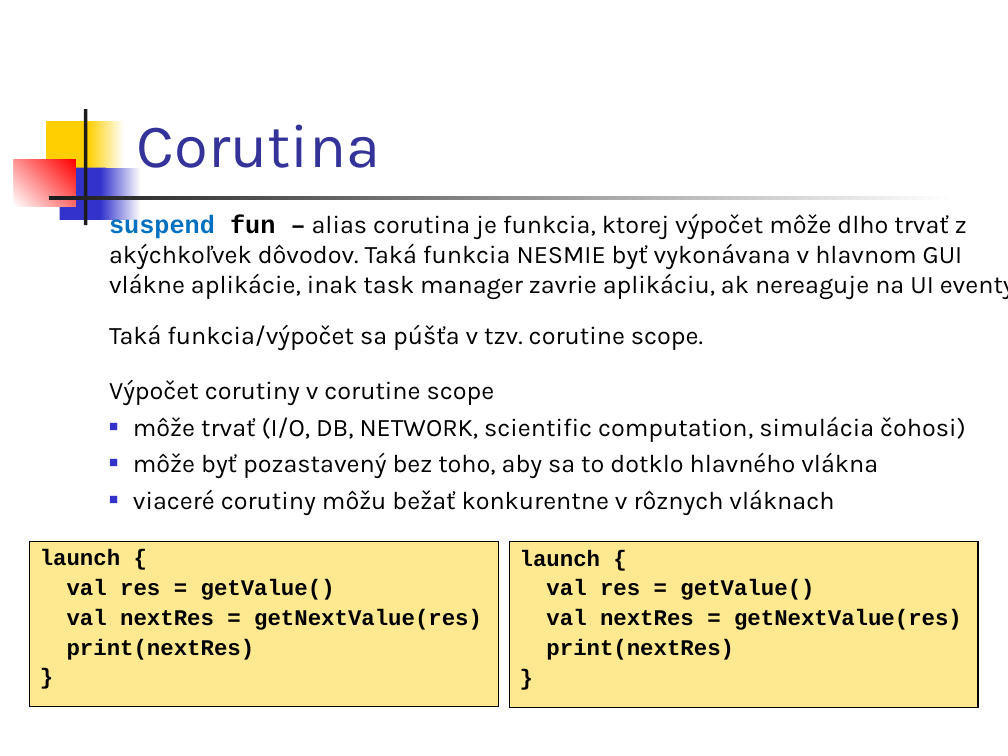
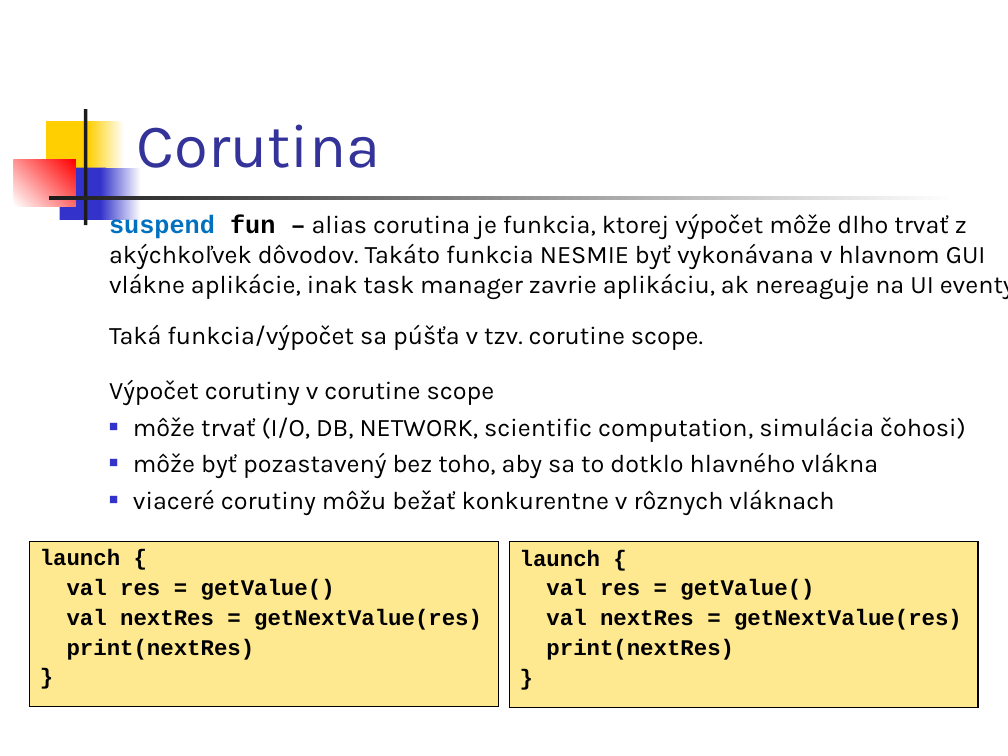
Before and after one commit to vmandro/Prednasky, a slide deck: slide 7 of 10/10_Android.ppt. Drawn at 1008x756 pixels with LibreOffice and Linux fonts; fonts in the diff are those of the drawing. Boxes give left, top, right and bottom in pixels: in the first picture for what was removed or moved away, otherwise in the second. Text is boxed around its words. In the diff, an @@ line names an element or a change of style, - is before the commit and + after.

```diff
--- a/10/10_Android.ppt
+++ b/10/10_Android.ppt
@@ text at (109, 214, 1008, 300): text changed @@
-suspend fun – alias corutina je funkcia, ktorej výpočet môže dlho trvať z akýchkoľvek dôvodov. Taká funkcia NESMIE byť vykonávana v hlavnom GUI vlákne aplikácie, inak task manager zavrie aplikáciu, ak nereaguje na UI eventy
+suspend fun – alias corutina je funkcia, ktorej výpočet môže dlho trvať z akýchkoľvek dôvodov. Takáto funkcia NESMIE byť vykonávana v hlavnom GUI vlákne aplikácie, inak task manager zavrie aplikáciu, ak nereaguje na UI eventy
```
Also in this commit, not shown: 26 other slides changed, 1 slide added, 1 slide removed, 2 other files.
